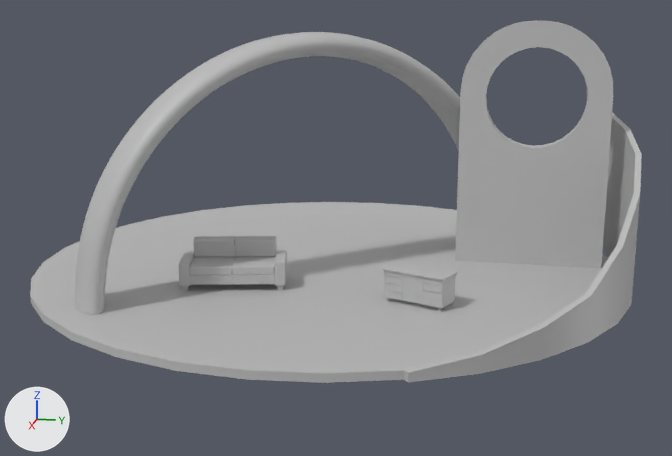
A saved change to the FBX model MovistarExperience/MovistarUniverse/SM_Corner_LaResistencia/SM_Corner_LaResistencia.fbx.
Rendered twice from a camera (50 mm lens) standing at (7.12, 0.09, 5.52) and looking at (-10.27, -3.39, 1.17). Lighting does not change. The marker at lower left points along +X, +Y and +Z. Where no turn or scale is listed for an object, it has been applied to the vertices. Vertices at the same position are counted once.

Before the edit, the objects in view are built like this:
```python
ob_barrera_resistencia = bpy.data.objects.new('Barrera-Resistencia', me_mesh_001)
ob_barrera_resistencia.location = (-11.36, -3.75, 0.0)
ob_circle_019 = bpy.data.objects.new('Circle.019', me_mesh_002)
ob_circle_019.location = (-9.08, -4.29, 0.12)
ob_circle_resistencia = bpy.data.objects.new('Circle.Resistencia', me_mesh)
ob_circle_resistencia.location = (-11.36, -3.75, 0.0)
ob_cojines_asiento = bpy.data.objects.new('COJINES ASIENTO', me_mesh_005)
ob_cojines_asiento.location = (-9.49, -5.23, 0.15)
ob_cojines_respaldo = bpy.data.objects.new('COJINES RESPALDO', me_mesh_004)
ob_cojines_respaldo.location = (-9.49, -5.23, 0.33)
ob_lr = bpy.data.objects.new('LR', me_mesh_003)
ob_lr.location = (0.0, 0.0, 0.0)
ob_sofa = bpy.data.objects.new('SOFA', me_mesh_006)
ob_sofa.location = (-9.49, -5.23, 0.15)
ob_trasera = bpy.data.objects.new('TRASERA', me_mesh_007)
ob_trasera.location = (-9.49, -5.23, 0.27)
# also in view: 'CubeLR' at (-9.03, -1.6, 0.49); 'Cube.001' at (-9.03, -1.6, 0.76)
```
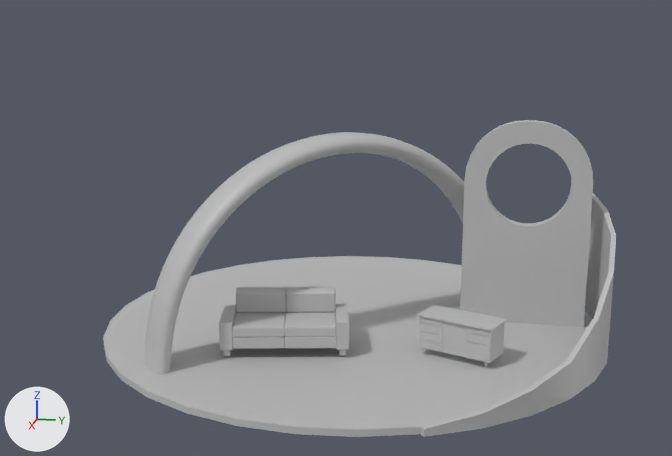
What differs and where, as boxes (x1, y1, x2, y2) in the pictures (672 x 456 px):
'Circle.Resistencia', mesh rescaled, moved (15% narrower): before (30, 202, 608, 383); after (103, 256, 592, 437)
'LR', mesh rescaled (16% narrower, 16% shorter): before (455, 21, 613, 268); after (460, 120, 593, 327)
'Circle.019', mesh rescaled, moved (17% narrower, 14% shorter): before (74, 32, 460, 314); after (144, 132, 464, 374)
'Barrera-Resistencia', mesh rescaled, moved (18% narrower, 10% shorter): before (404, 113, 642, 383); after (420, 193, 616, 437)
'COJINES ASIENTO', moved: before (189, 256, 276, 275); after (232, 311, 336, 337)
'COJINES RESPALDO', moved: before (193, 237, 276, 257); after (236, 289, 336, 313)
'TRASERA', moved: before (194, 236, 277, 251); after (236, 286, 336, 290)

Patch to the scene script:
```diff
--- a/MovistarExperience/MovistarUniverse/SM_Corner_LaResistencia/SM_Corner_LaResistencia.fbx.py
+++ b/MovistarExperience/MovistarUniverse/SM_Corner_LaResistencia/SM_Corner_LaResistencia.fbx.py
@@ me_mesh @@
 me_mesh.from_pydata(...)  # 64 vertices, 34 faces; spans x -6.0..6.0, y -6.0..6.0, z 0.0..0.15
 # used by ob_circle_resistencia; location = (-11.36, -3.75, 0.0)
+# me_mesh part 1: the whole mesh is scaled about the mesh origin by 0.7
 me_mesh.materials.append(mat_lambert1)
@@ me_mesh_002 @@
 me_mesh_002.from_pydata(...)  # 1314 vertices, 1312 faces; spans x -5.01..1.83, y -3.49..4.23, z 0.03..4.79
 # used by ob_circle_019; location = (-9.08, -4.29, 0.12)
+# me_mesh_002 part 4: the whole mesh is scaled about the mesh origin by 0.7
 me_mesh_002.materials.append(mat_lambert1)
@@ me_mesh_001 @@
 me_mesh_001.from_pydata(...)  # 72 vertices, 49 faces; spans x -2.33..5.63, y 2.3..6.12, z 0.0..3.22
 # used by ob_barrera_resistencia; location = (-11.36, -3.75, 0.0)
+# me_mesh_001 part 3: the whole mesh is scaled about the mesh origin by 0.7
 me_mesh_001.materials.append(mat_lambert1)
@@ me_mesh_003 @@
 me_mesh_003.from_pydata(...)  # 159 vertices, 109 faces; spans x -12.32..-12.01, y -1.16..1.82, z 0.15..5.1
 # used by ob_lr; location = (0.0, 0.0, 0.0)
+# me_mesh_003 part 2: the whole mesh is scaled about the mesh origin by 0.7
 me_mesh_003.materials.append(mat_lambert1)
@@ ob_cojines_respaldo @@
 ob_cojines_respaldo = bpy.data.objects.new('COJINES RESPALDO', me_mesh_004)
-ob_cojines_respaldo.location = (-9.49, -5.23, 0.33)
+ob_cojines_respaldo.location = (-6.46, -3.44, 0.33)
@@ ob_trasera @@
 ob_trasera = bpy.data.objects.new('TRASERA', me_mesh_007)
-ob_trasera.location = (-9.49, -5.23, 0.27)
+ob_trasera.location = (-6.46, -3.44, 0.27)
@@ ob_cojines_asiento @@
 ob_cojines_asiento = bpy.data.objects.new('COJINES ASIENTO', me_mesh_005)
-ob_cojines_asiento.location = (-9.49, -5.23, 0.15)
+ob_cojines_asiento.location = (-6.46, -3.44, 0.15)
@@ ob_circle_resistencia @@
 ob_circle_resistencia = bpy.data.objects.new('Circle.Resistencia', me_mesh)
-ob_circle_resistencia.location = (-11.36, -3.75, 0.0)
+ob_circle_resistencia.location = (-7.95, -2.63, 0.0)
@@ ob_circle_019 @@
 ob_circle_019 = bpy.data.objects.new('Circle.019', me_mesh_002)
-ob_circle_019.location = (-9.08, -4.29, 0.12)
+ob_circle_019.location = (-6.36, -3.0, 0.08)
@@ ob_barrera_resistencia @@
 ob_barrera_resistencia = bpy.data.objects.new('Barrera-Resistencia', me_mesh_001)
-ob_barrera_resistencia.location = (-11.36, -3.75, 0.0)
+ob_barrera_resistencia.location = (-7.95, -2.63, 0.0)
```
